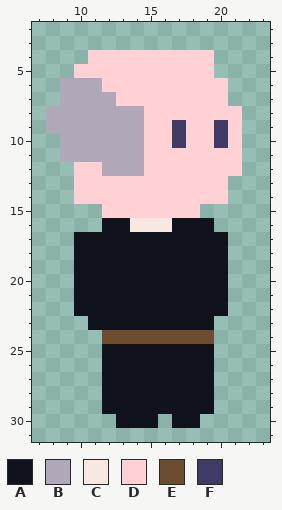
Pixel-art sprite -- Assets/Characters/Player.png. Above, as it was before the edit.
The file is 32x32 pixels. Shown: x 7..23, y 2..31.
Palette (. is transparent): A #10121c  B #b0a7b8  C #f6e8e0  D #ffd1d5  E #6e4c30  F #3e3b65
Pixels before, first column x 8:
 4 ...DDDDDDDDD..
 5 ..DDDDDDDDDD..
 6 .BBBDDDDDDDDD.
 7 .BBBBDDDDDDDD.
 8 BBBBBBBDDDDDDD
 9 BBBBBBBDDFDDFD
10 .BBBBBBDDFDDFD
11 .BBBBBBDDDDDDD
12 ..DDBBBDDDDDDD
13 ..DDDDDDDDDDD.
14 ..DDDDDDDDDDD.
15 ....DDDDDDD...
16 ....AACCCAAA..
17 ..AAAAAAAAAAA.
18 ..AAAAAAAAAAA.
19 ..AAAAAAAAAAA.
20 ..AAAAAAAAAAA.
21 ..AAAAAAAAAAA.
22 ..AAAAAAAAAAA.
23 ...AAAAAAAAA..
24 ....EEEEEEEE..
25 ....AAAAAAAA..
26 ....AAAAAAAA..
27 ....AAAAAAAA..
28 ....AAAAAAAA..
29 ....AAAAAAAA..
30 .....AAA.AA...
Now the later version:
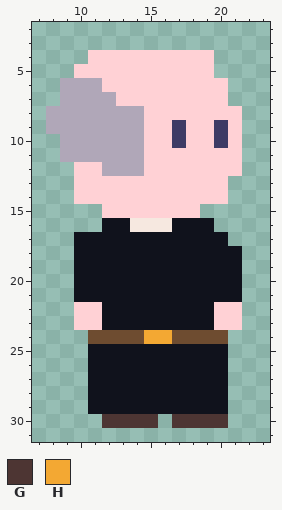
Colours new in this view: G #4d3533  H #f3a833
Diff:
Changed rows in their new state; - is an unchanged pixel.
first column x 10:
18 -----------A
19 -----------A
20 -----------A
21 -----------A
22 DD--------DD
23 DD--------DD
24 -E---HH---E-
25 -A--------A-
26 -A--------A-
27 -A--------A-
28 -A--------A-
29 -A--------A-
30 --GGGG-GGGG-
Changed places in both pictures, as pixel boxes (x1, y1, x2, y2):
changed: (74, 246, 242, 428)
